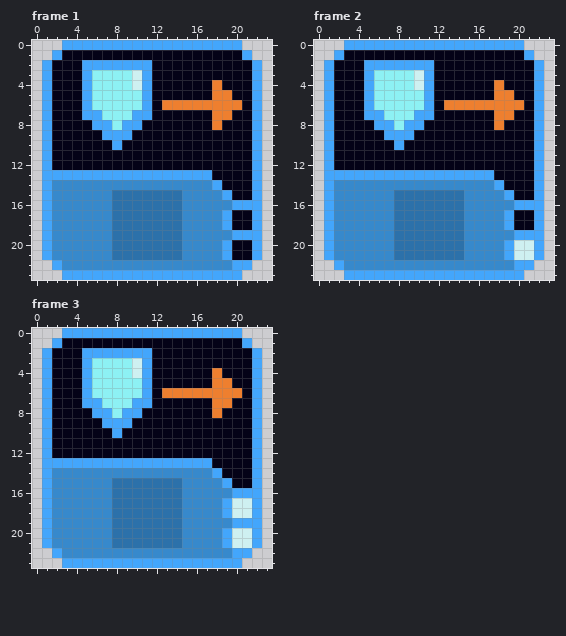
A pixel-art file gets an edit: Art/Textures/Tiles/BlueTiles/overshield_relay.aseprite. That is the earlier state.
24x24 pixels, 3 frames. Shown: frame 1, frame 2, frame 3.
The same view after the edit:
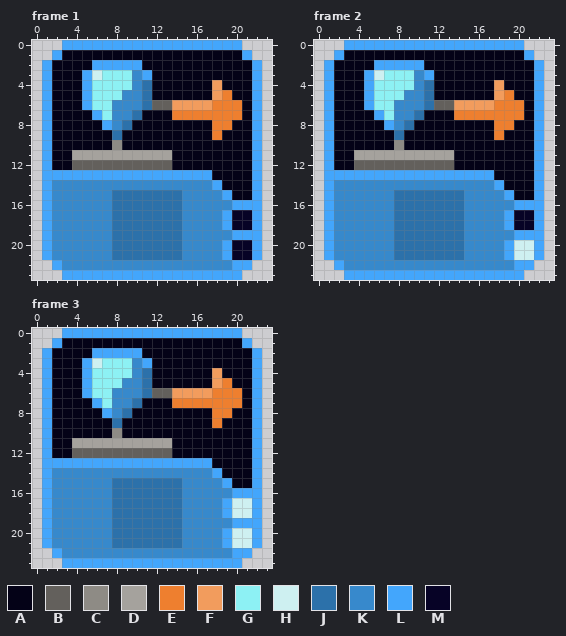
Palette (. is transparent): A #040217  B #63605c  C #8e8b85  D #a5a29d  E #ee7f2f  F #f29c5d  G #8df1f4  H #cef0f1  J #2c71aa  K #3789cc  L #43a6fc  M #070326
The exact change:
Frame 1:
Colour A replaces colour L in row 2 at x 5 and 11; in row 7 at x 5 and 11; in row 8 at x 6 and 10; in row 9 at x 7 and 9.
Colour B replaces colour A in row 6 at x 12; in row 12 at x 4 to 13.
Colour B replaces colour E in row 6 at x 13.
Colour C replaces colour L in row 10 at x 8.
Colour D replaces colour A in row 11 at x 4 to 13.
Colour E replaces colour A in row 7 at x 14 to 17 and 20; in row 8 at x 19; in row 9 at x 18.
Colour F replaces colour E in rows 4 to 5 at x 18; in row 6 at x 14 to 17.
Colour H replaces colour G in row 3 at x 6.
Colour J replaces colour L in rows 4 to 6 at x 11; in row 7 at x 10; in row 8 at x 9; in row 9 at x 8.
Colour K replaces colour G in row 5 at x 9 to 10; in row 6 at x 8 to 10; in row 7 at x 8 to 9; in row 8 at x 8.
Colour K replaces colour H in rows 3 to 4 at x 10.
Colour M replaces colour A in rows 17 to 18 at x 20 to 21; in rows 20 to 21 at x 20 to 21.
Frame 2:
Colour A replaces colour L in row 2 at x 5 and 11; in row 7 at x 5 and 11; in row 8 at x 6 and 10; in row 9 at x 7 and 9.
Colour B replaces colour A in row 6 at x 12; in row 12 at x 4 to 13.
Colour B replaces colour E in row 6 at x 13.
Colour C replaces colour L in row 10 at x 8.
Colour D replaces colour A in row 11 at x 4 to 13.
Colour E replaces colour A in row 7 at x 14 to 17 and 20; in row 8 at x 19; in row 9 at x 18.
Colour F replaces colour E in rows 4 to 5 at x 18; in row 6 at x 14 to 17.
Colour H replaces colour G in row 3 at x 6.
Colour J replaces colour L in rows 4 to 6 at x 11; in row 7 at x 10; in row 8 at x 9; in row 9 at x 8.
Colour K replaces colour G in row 5 at x 9 to 10; in row 6 at x 8 to 10; in row 7 at x 8 to 9; in row 8 at x 8.
Colour K replaces colour H in rows 3 to 4 at x 10.
Colour M replaces colour A in rows 17 to 18 at x 20 to 21.
Frame 3:
Colour A replaces colour L in row 2 at x 5 and 11; in row 7 at x 5 and 11; in row 8 at x 6 and 10; in row 9 at x 7 and 9.
Colour B replaces colour A in row 6 at x 12; in row 12 at x 4 to 13.
Colour B replaces colour E in row 6 at x 13.
Colour C replaces colour L in row 10 at x 8.
Colour D replaces colour A in row 11 at x 4 to 13.
Colour E replaces colour A in row 7 at x 14 to 17 and 20; in row 8 at x 19; in row 9 at x 18.
Colour F replaces colour E in rows 4 to 5 at x 18; in row 6 at x 14 to 17.
Colour H replaces colour G in row 3 at x 6.
Colour J replaces colour L in rows 4 to 6 at x 11; in row 7 at x 10; in row 8 at x 9; in row 9 at x 8.
Colour K replaces colour G in row 5 at x 9 to 10; in row 6 at x 8 to 10; in row 7 at x 8 to 9; in row 8 at x 8.
Colour K replaces colour H in rows 3 to 4 at x 10.
